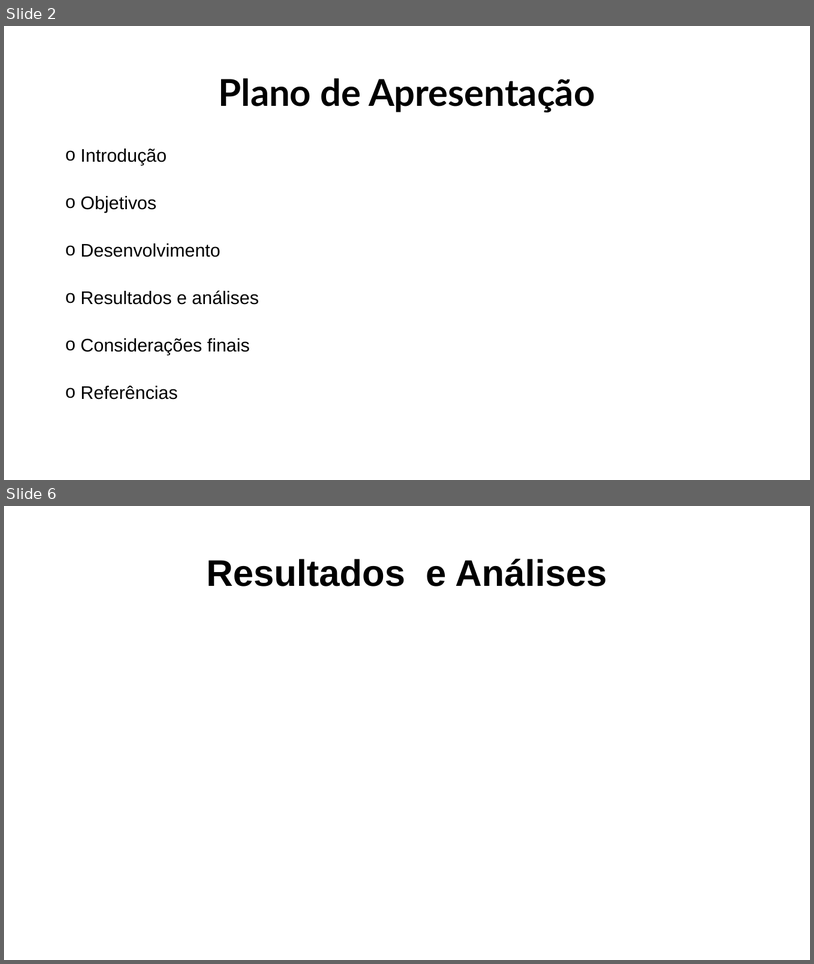
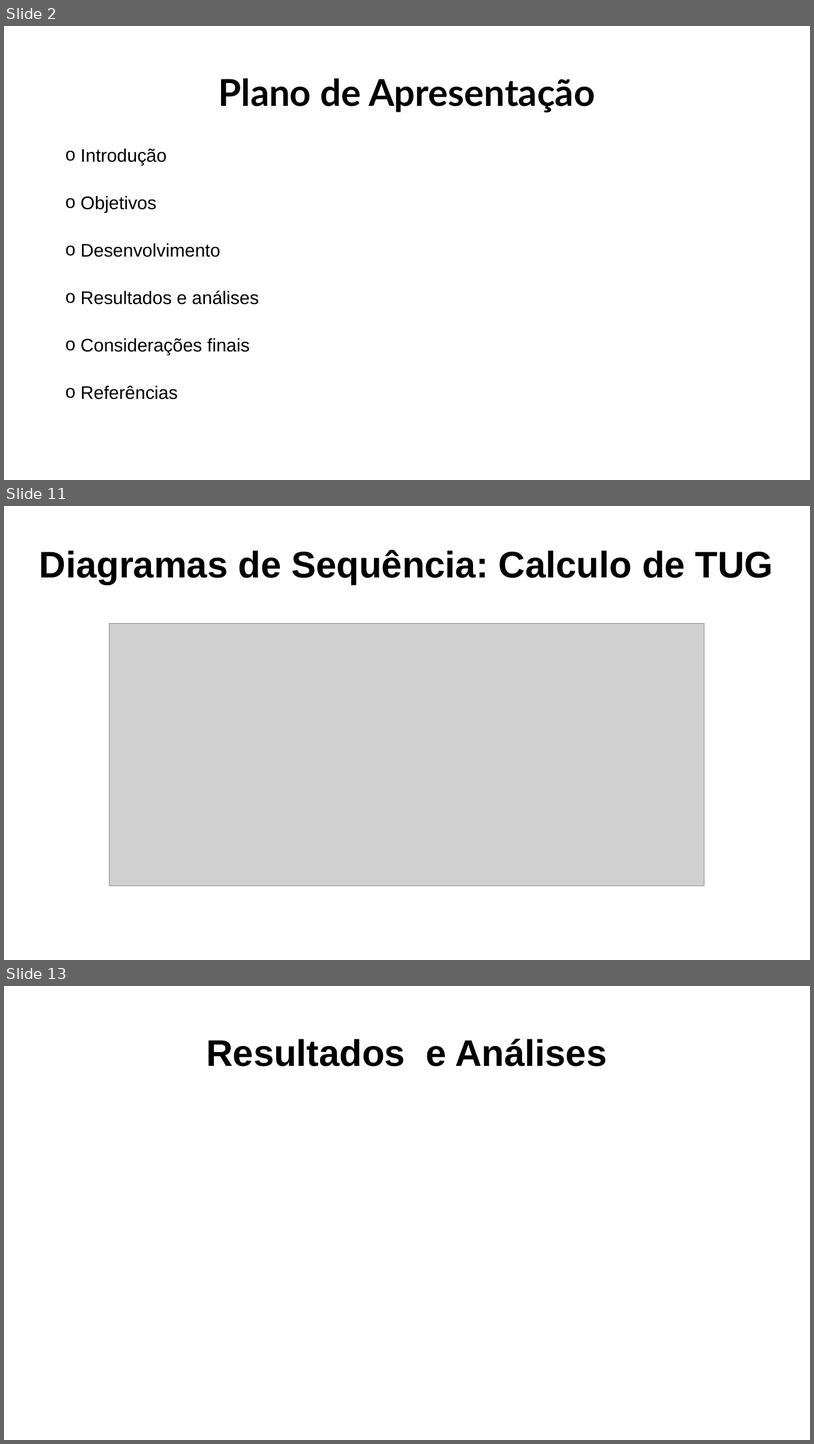
Before and after one commit to GianluccaCampana/Tcc, a slide deck: capa DVD/Modelo de Apresentacao CPS - ETEC ZL.pptx. Shown one above the other, each under a label of ours: slides 2 and 6 before the commit, slides 2, 11 and 13 after it; the slides between them are not shown. The pictures are 814x964 and 814x1444 pixels, drawn with LibreOffice and Linux fonts; fonts in the diff are those of the drawing; grey boxes stand for pictures; background and template pictures are left out. Boxes give left, top, right and bottom in pixels: in the first picture for what was removed or moved away, otherwise in the second. Text is boxed around its words. In the diff, an @@ line names an element or a change of style, - is before the commit and + after.

```diff
--- a/capa DVD/Modelo de Apresentacao CPS - ETEC ZL.pptx
+++ b/capa DVD/Modelo de Apresentacao CPS - ETEC ZL.pptx
@@ slide 11 added at <box>4,506,810,960</box>, background #FFFFFF @@
@@ title added at <box>39,550,774,585</box>, 44 pt, text #000000, bold @@
+Diagramas de Sequência: Calculo de TUG
@@ picture added at <box>110,624,705,886</box> @@
@@ what was slide 6 is now slide 13 @@
```
Also in this commit, not shown: 1 slide changed, 11 other slides added, 5 slides removed, 6 other files.
